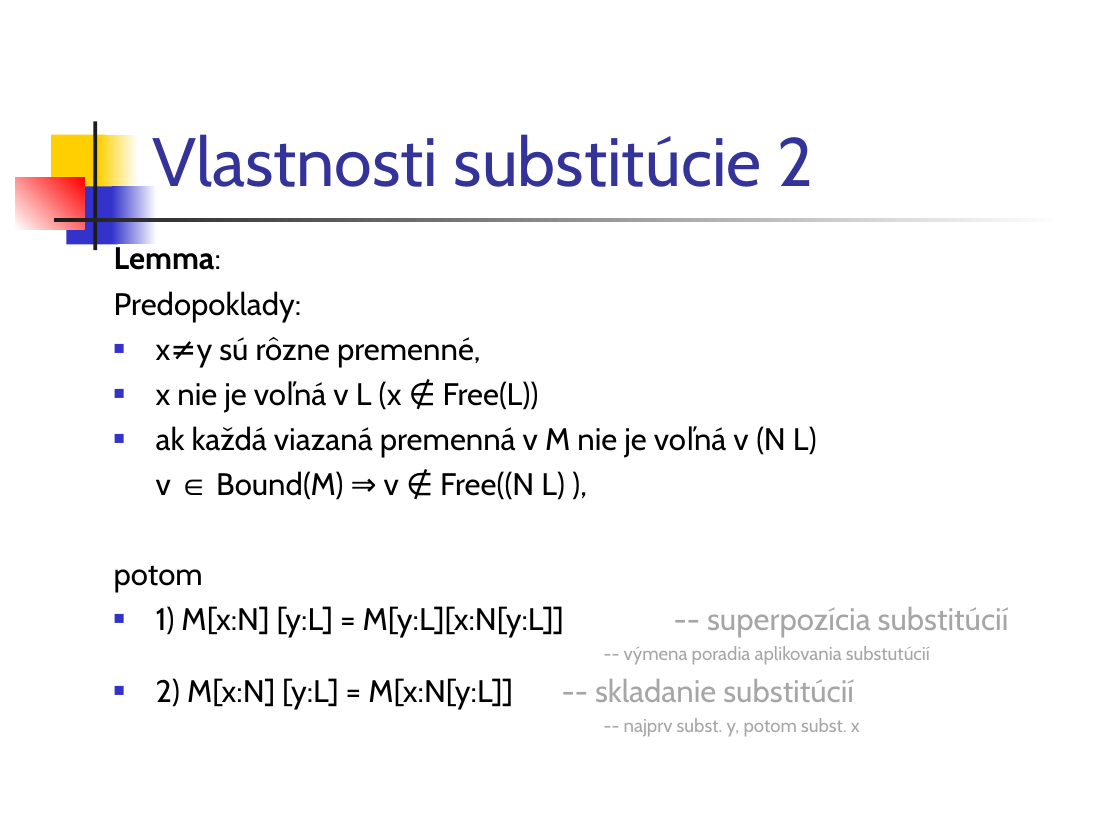
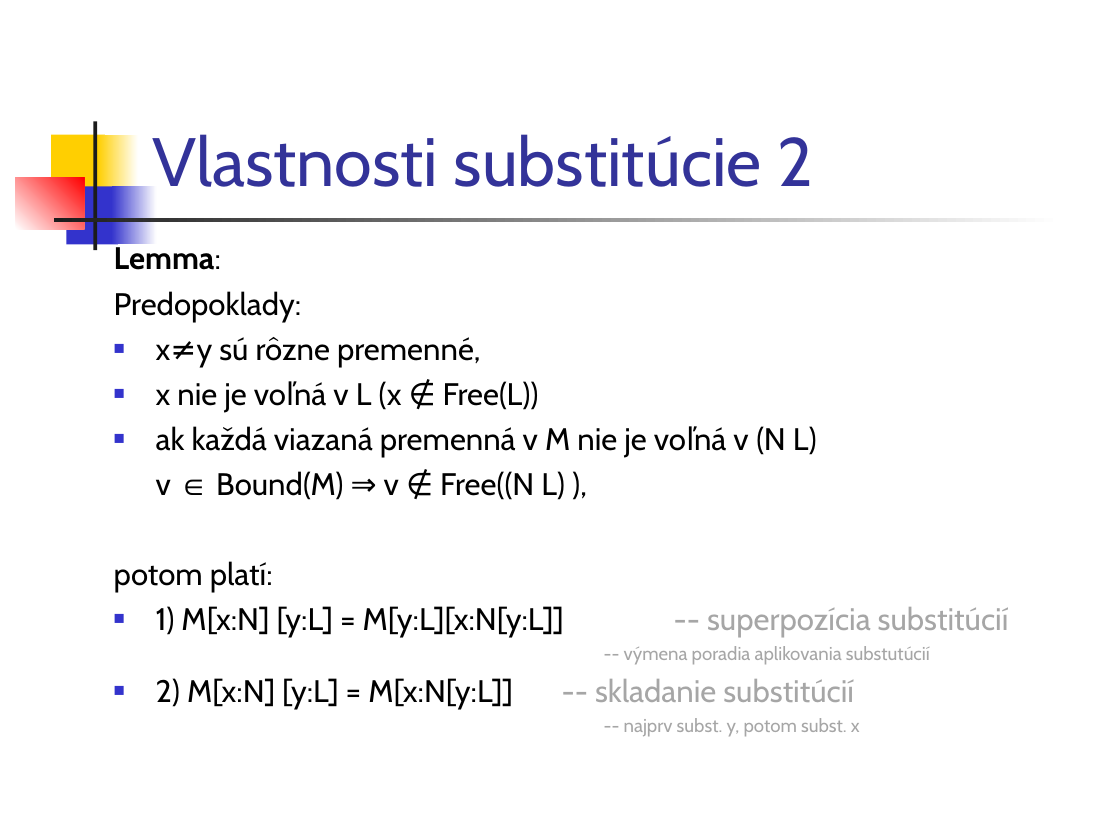
Before and after one commit to Funkcionalne/Prednasky, a slide deck: slide 19 of 05/05_fpro.ppt. Drawn at 1120x840 pixels with LibreOffice and Linux fonts; fonts in the diff are those of the drawing. Boxes give left, top, right and bottom in pixels: in the first picture for what was removed or moved away, otherwise in the second. Text is boxed around its words. In the diff, an @@ line names an element or a change of style, - is before the commit and + after.

```diff
--- a/05/05_fpro.ppt
+++ b/05/05_fpro.ppt
@@ text at bbox=[114, 561, 273, 593]: text changed @@
-potom
+potom platí:
```
Also in this commit, not shown: 13 other slides changed, 1 other file.
